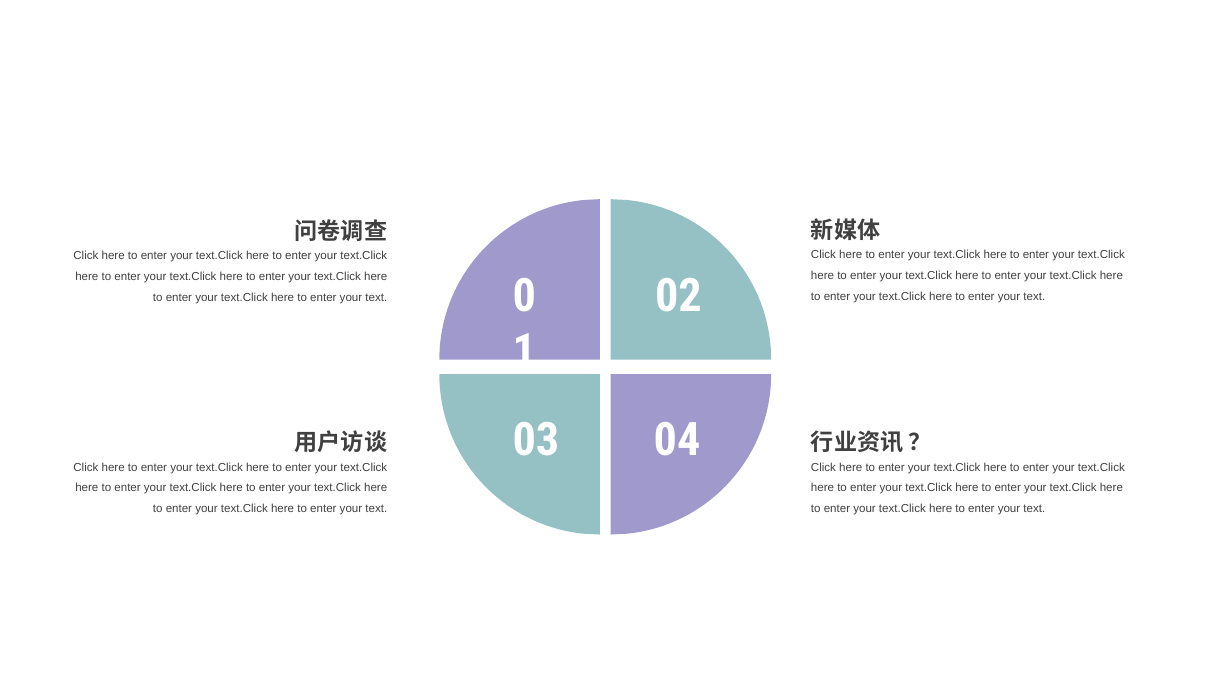
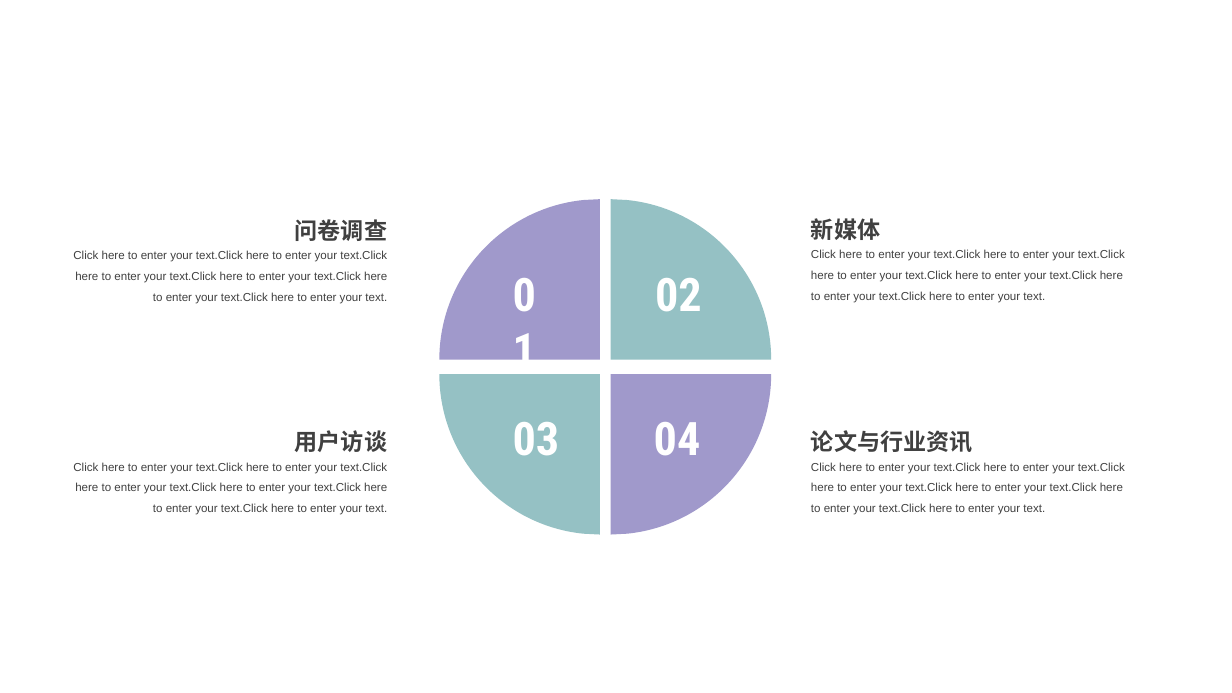
Before and after one commit to peijiawen98/TLK_1107, a slide deck: slide 8 of 电子词典需求分析.pptx. Drawn at 1232x693 pixels with LibreOffice and Linux fonts; fonts in the diff are those of the drawing. Boxes give left, top, right and bottom in pixels: in the first picture for what was removed or moved away, otherwise in the second. Text is boxed around its words. In the diff, an @@ line names an element or a change of style, - is before the commit and + after.

```diff
--- a/电子词典需求分析.pptx
+++ b/电子词典需求分析.pptx
@@ text at [811,430,973,452]: text changed @@
-行业资讯 ？
+论文与行业资讯
```
Also in this commit, not shown: 7 slides added, 1 slide removed, 3 other files.
